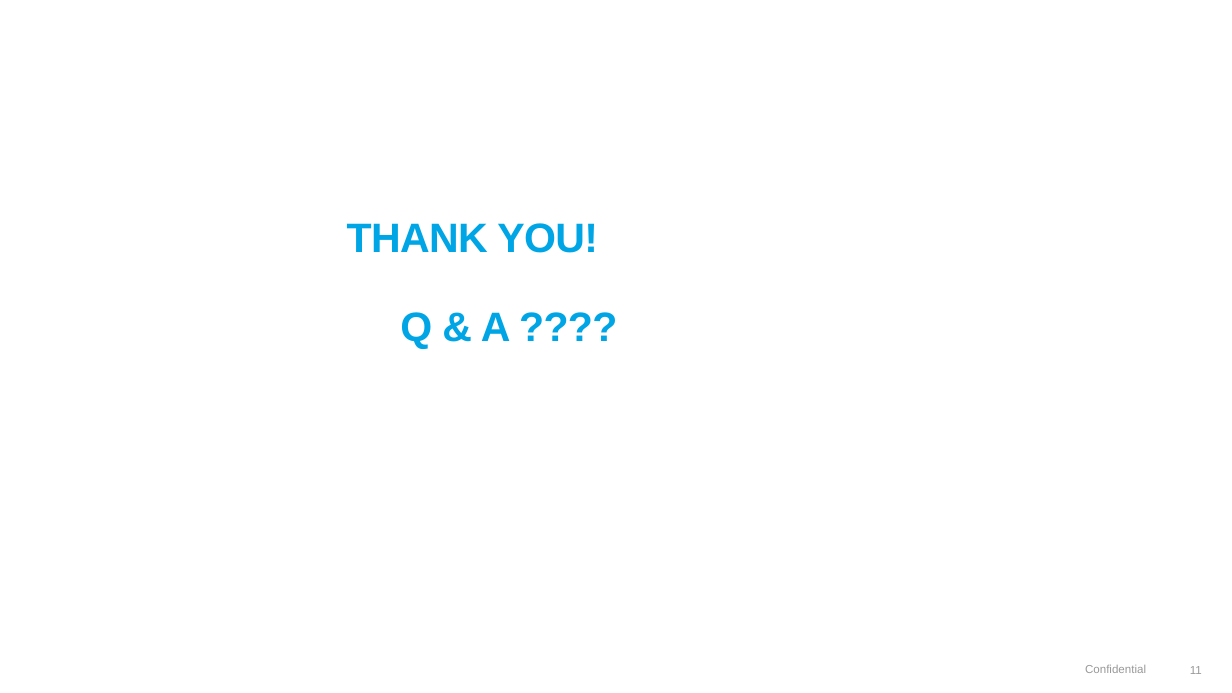
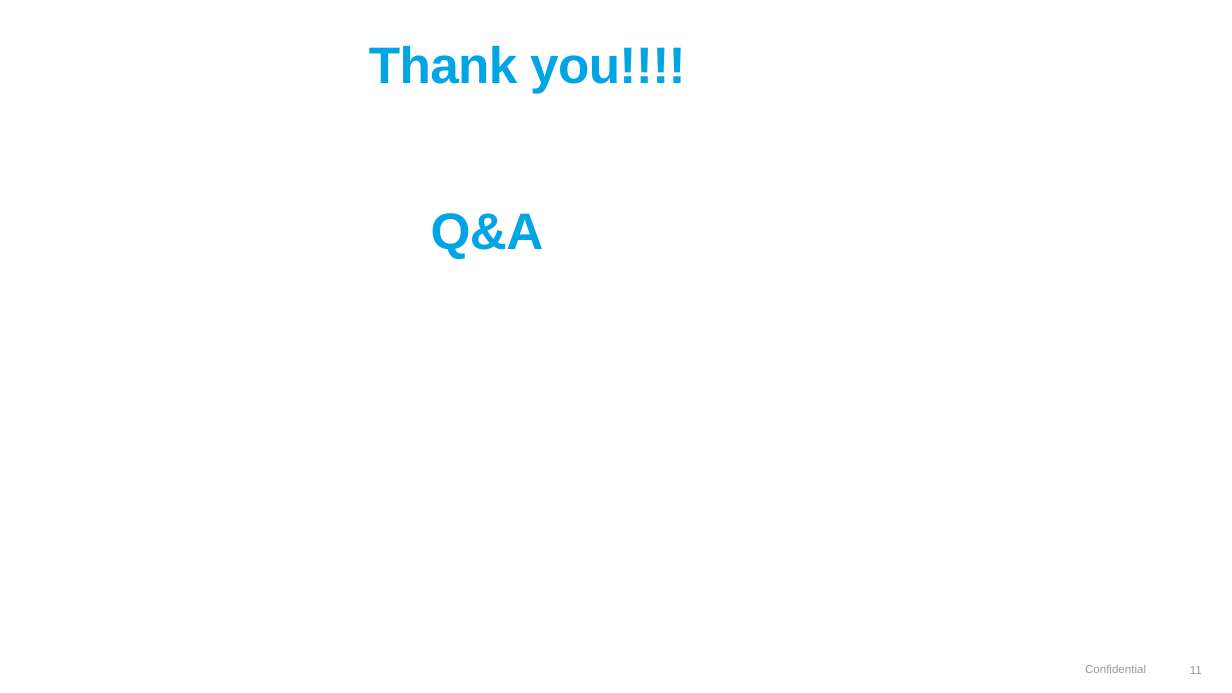
Before and after one commit to lasse1900/test_assignment_30032022, a slide deck: slide 11 of QA SIMULATION PROJECT.pptx. Drawn at 1232x693 pixels with LibreOffice and Linux fonts; fonts in the diff are those of the drawing; background and template pictures are left out. Boxes give left, top, right and bottom in pixels: in the first picture for what was removed or moved away, otherwise in the second. Text is boxed around its words. In the diff, an @@ line names an element or a change of style, - is before the commit and + after.

```diff
--- a/QA SIMULATION PROJECT.pptx
+++ b/QA SIMULATION PROJECT.pptx
@@ title at [369,45,686,259]: text changed; size 32 to 40 pt @@
-THANK YOU!
-Q & A ????
+Thank you!!!!
+Q&A
```
Also in this commit, not shown: 10 other slides changed, 1 other file.
